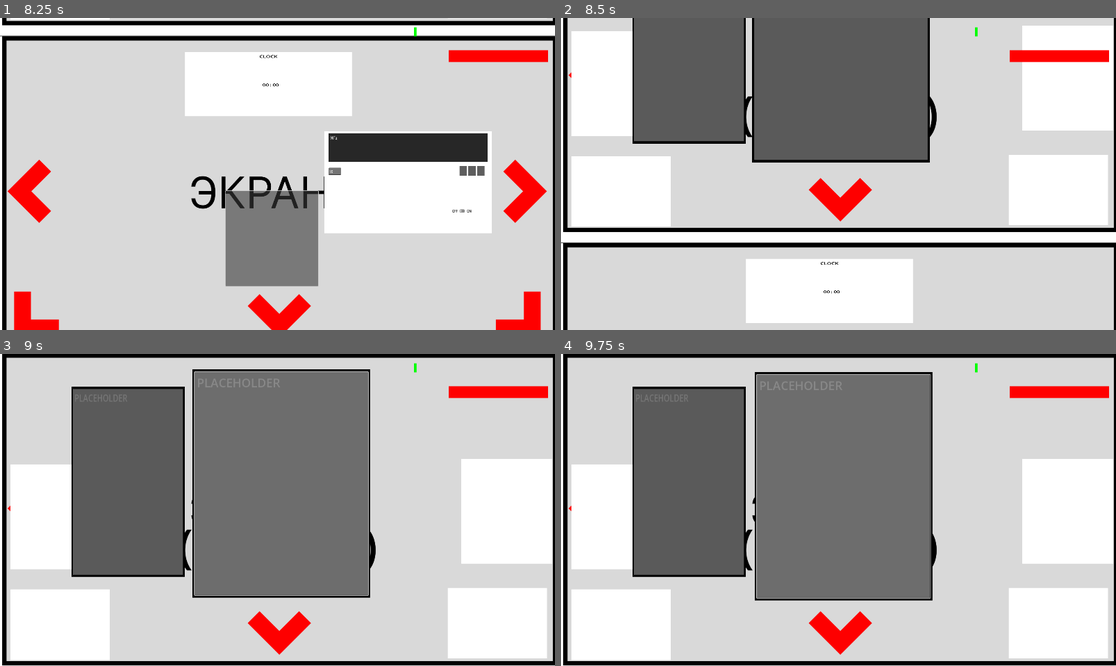
Above: before the commit, frames 1-4 (two rows, left to right).
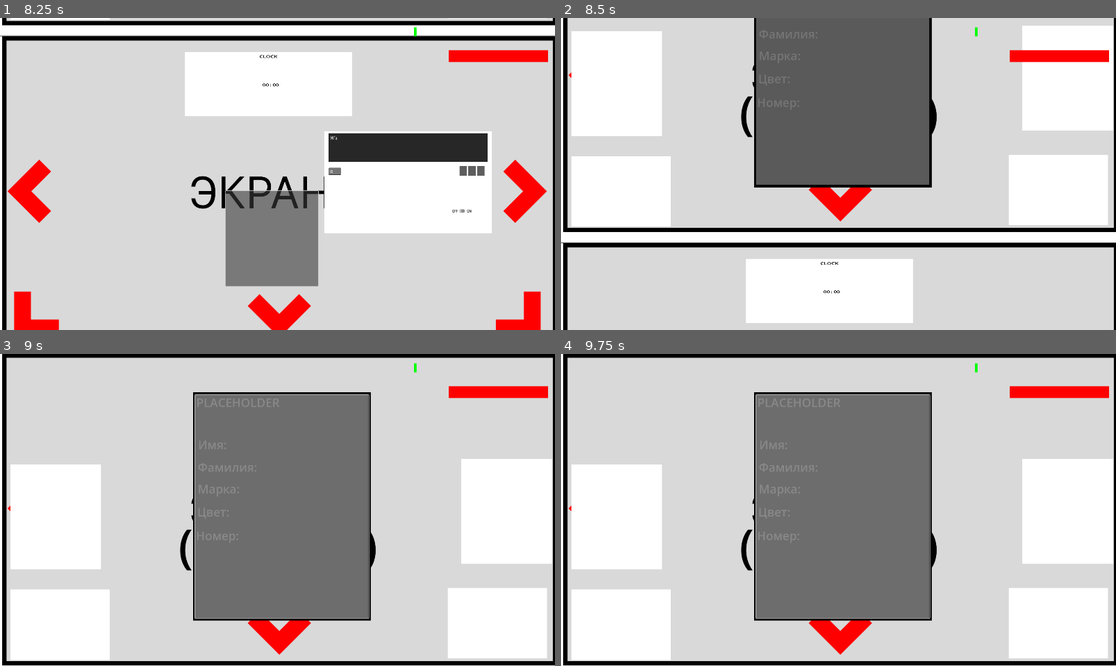
Above: after the commit, the same moments.

Repository: PistrunXvX/Unblock
Game: Godot game, scene res://Scenes/Main/main_scene.tscn
The game is run twice, just before and just after one commit, with the same random seed, the same clock (stepped at 60 frames per second) and the same inputs.
Inputs (mouse positions are in pixels of both pictures, inside the frame that each line leads up to):
- Up to frame 1 (8.25 s): click "Открыть" at 0.5 s; click "Закрыть" at 1.25 s; click "Охрана" at 2 s; click "Открыть" at 2.75 s; click "Закрыть" at 3.5 s; click "Охрана" at 4.25 s; click "Открыть" at 5 s; click "Закрыть" at 5.75 s; click "Охрана" at 6.5 s; move the mouse to (527, 174) at 7.27 s; tap S (camera_move_down) at 7.35 s; click (271, 220) at 8 s
- Up to frame 2 (8.5 s): no input
- Up to frame 3 (9 s): click (277, 481) at 8.77 s
- Up to frame 4 (9.75 s): click (844, 485) at 9.52 s

Frame 1 is identical in both runs. In frame 2, 12% of the frame differs, in the area x 12-67%, y 0-55%; in frame 3, 19%, in the area x 12-67%, y 4-86%; in frame 4, 18%.
Error after the commit: Parse Error: Cannot use shorthand "get_node()" notation ("$") in a static function. (res://Scenes/InteractiveObjects/Papers/paper.gd:19)

Commit message:
Add work-papers

Diff:
--- /dev/null
+++ b/GlobalScripts/CarList.gd
@@ -0,0 +1,39 @@
+extends Node
+
+enum carColor {
+	BLACK,
+	BLUE,
+}
+
+var carList = {
+	"level_1": {
+		"car_1": {
+			"name": 'John',
+			"surname": 'Smith',
+			"carBrand": 'SMP',
+			"carColor": carColor.BLUE,
+			"carNum": 'ABC-789',
+		},
+		"car_2": {
+			"name": "Emily",
+			"surname": "Johnson",
+			"carBrand": "TDN",
+			"carColor": carColor.BLACK,
+			"carNum": "PQR-465",
+		},
+		"car_3": {
+			"name": "James",
+			"surname": "Anderson",
+			"carBrand": "LODA",
+			"carColor": carColor.BLUE,
+			"carNum": "JKL-890",
+		},
+		"car_4": {
+			"name": "Benjamin",
+			"surname": "Mitchell",
+			"carBrand": "LODA",
+			"carColor": carColor.BLACK,
+			"carNum": "KAK-101",
+		}
+	}
+}
--- a/Scenes/Display/Main.gd
+++ b/Scenes/Display/Main.gd
@@ -8,6 +8,8 @@
 var cameraDisplay5
 var cameraDisplay6
 
+var paper_scene = preload("res://Scenes/InteractiveObjects/Papers/paper.tscn")
+
 # Called when the node enters the scene tree for the first time.
 func _ready():
 	cameraDisplay1 = $Display/Display_1/CameraDisplay_1
@@ -17,6 +19,8 @@
 	cameraDisplay5 = $Display/Display_5/CameraDisplay_5
 	cameraDisplay6 = $Display/Display_6/CameraDisplay_6
 	cameraDisplay2Paper = $Display/Display_Papers/CameraDisplay_2_papers
+
+	generate_paper_level(CarList.carList.level_1)
 
 # Called every frame. 'delta' is the elapsed time since the previous frame.
 func _process(delta):
@@ -112,3 +116,16 @@
 
 func _on_enter_mouse_display_papers_mouse_entered():
 	GlobalCamera.transition_camera(cameraDisplay2Paper, cameraDisplay2)
+
+func generate_paper_level(clients):
+	var spawn_location = $Display/Display_Papers/SpawnNodes
+	var position_spawn = spawn_location.position
+	var counter = 0
+
+	for client in clients:
+		var new_paper = paper_scene.instantiate()
+		print(clients[client])
+		new_paper.set_position(Vector2(position_spawn.x + randf_range(0, 100), position_spawn.y + randf_range(0, 100)))
+		cameraDisplay2Paper.add_child(new_paper)
+		new_paper.set_client(clients[client])
+		print(new_paper.position)
--- a/Scenes/Display/Main.tscn
+++ b/Scenes/Display/Main.tscn
@@ -6,7 +6,6 @@
 [ext_resource type="Texture2D" uid="uid://403q500ifr74" path="res://Assets/Sprites/test_display_3.jpg" id="4_2uu5r"]
 [ext_resource type="PackedScene" uid="uid://jydex1gdp0it" path="res://Scenes/GateWork/GateWork.tscn" id="4_nyqyi"]
 [ext_resource type="Texture2D" uid="uid://31o3s1ku47ue" path="res://Assets/Sprites/test_display_4.jpg" id="5_4jia0"]
-[ext_resource type="PackedScene" uid="uid://bfccac2tnf5g7" path="res://Scenes/InteractiveObjects/Papers/paper.tscn" id="5_tl8jx"]
 [ext_resource type="PackedScene" uid="uid://d02d8i5lra56a" path="res://Scenes/Clock/Clock.tscn" id="6_dghn4"]
 [ext_resource type="PackedScene" uid="uid://byj40cdlhan0v" path="res://Scenes/HUD/HUD.tscn" id="6_eayq5"]
 [ext_resource type="Texture2D" uid="uid://durw243mebryd" path="res://Assets/Sprites/test_display_5.jpg" id="6_ha3rk"]
@@ -221,12 +220,11 @@
 offset_right = 932.0
 offset_bottom = 498.0
 
-[node name="Paper" parent="Display/Display_Papers" instance=ExtResource("5_tl8jx")]
-position = Vector2(4, -124)
-
-[node name="Paper2" parent="Display/Display_Papers" instance=ExtResource("5_tl8jx")]
-position = Vector2(-520, -122)
-scale = Vector2(0.635769, 0.832529)
+[node name="SpawnNodes" type="ColorRect" parent="Display/Display_Papers"]
+offset_left = -40.0
+offset_top = -34.0
+offset_right = 72.0
+offset_bottom = 94.0
 
 [node name="Display_3" type="Sprite2D" parent="Display"]
 position = Vector2(4872, 560)
--- a/Scenes/InteractiveObjects/Papers/paper.gd
+++ b/Scenes/InteractiveObjects/Papers/paper.gd
@@ -13,3 +13,18 @@
 func _on_button_button_down():
 	dragging = true
 	offset = get_local_mouse_position() - position
+
+static func set_client(object):
+	var client = {
+		surnameClient = $Surname,
+		nameClient = $Name,
+		carBrand = $carBrand,
+		carColor = $carColor,
+		carNumber = $carNumber,
+	}
+
+	client.surnameClient.text = "Фамилия: {name}".format({"name":object.name})
+	client.nameClient.text = "Имя: {name}".format({"name":object.surname})
+	client.carBrand.text = "Марка: {name}".format({"name":object.carBrand})
+	client.carColor.text = "Цвет: {name}".format({"name":object.carColor})
+	client.carNumber.text = "Номер: {name}".format({"name":object.carNum})
--- a/Scenes/InteractiveObjects/Papers/paper.tscn
+++ b/Scenes/InteractiveObjects/Papers/paper.tscn
@@ -6,6 +6,7 @@
 size = Vector2(514, 670)
 
 [node name="Paper" type="StaticBody2D"]
+z_index = 40
 script = ExtResource("1_f7wip")
 
 [node name="test_shadow" type="ColorRect" parent="."]
@@ -23,13 +24,53 @@
 color = Color(0.733333, 0.733333, 0.733333, 1)
 metadata/_edit_use_anchors_ = true
 
-[node name="RichTextLabel" type="RichTextLabel" parent="."]
-offset_left = -287.0
-offset_top = -367.0
-offset_right = 295.0
-offset_bottom = 390.0
+[node name="RichTextLabel2" type="RichTextLabel" parent="."]
+offset_left = -291.0
+offset_top = -378.5
+offset_right = 291.0
+offset_bottom = 378.5
 theme_override_font_sizes/normal_font_size = 41
 text = "PLACEHOLDER"
+
+[node name="carNumber" type="RichTextLabel" parent="."]
+offset_left = -292.0
+offset_top = 83.0
+offset_right = 274.0
+offset_bottom = 146.0
+theme_override_font_sizes/normal_font_size = 41
+text = "Номер: "
+
+[node name="carColor" type="RichTextLabel" parent="."]
+offset_left = -288.0
+offset_top = 1.0
+offset_right = 278.0
+offset_bottom = 64.0
+theme_override_font_sizes/normal_font_size = 41
+text = "Цвет: "
+
+[node name="carBrand" type="RichTextLabel" parent="."]
+offset_left = -286.0
+offset_top = -79.0
+offset_right = 280.0
+offset_bottom = -16.0
+theme_override_font_sizes/normal_font_size = 41
+text = "Марка: "
+
+[node name="Surname" type="RichTextLabel" parent="."]
+offset_left = -286.0
+offset_top = -154.0
+offset_right = 280.0
+offset_bottom = -91.0
+theme_override_font_sizes/normal_font_size = 41
+text = "Фамилия: "
+
+[node name="Name" type="RichTextLabel" parent="."]
+offset_left = -285.0
+offset_top = -232.0
+offset_right = 281.0
+offset_bottom = -169.0
+theme_override_font_sizes/normal_font_size = 41
+text = "Имя: "
 
 [node name="Button" type="Button" parent="."]
 offset_left = -295.0
--- a/project.godot
+++ b/project.godot
@@ -19,6 +19,7 @@
 
 GlobalCamera="*res://Scenes/GlobalCamera/GlobalCamera.tscn"
 PlayerStatus="*res://GlobalScripts/PlayerStatus.gd"
+CarList="*res://GlobalScripts/CarList.gd"
 
 [display]
 
Not shown: 1 places in Scenes/Display/Main.tscn that only renumber resources
